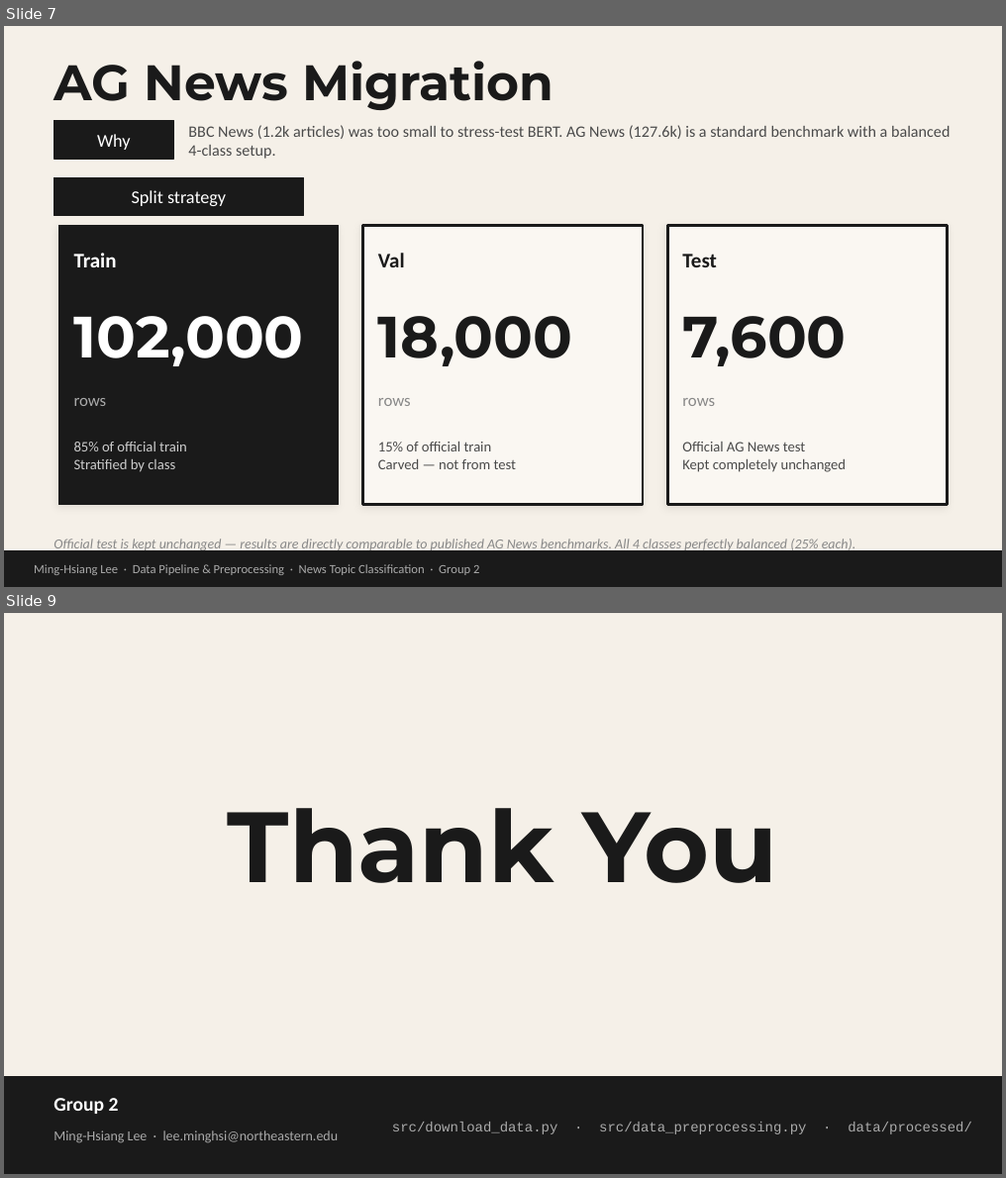
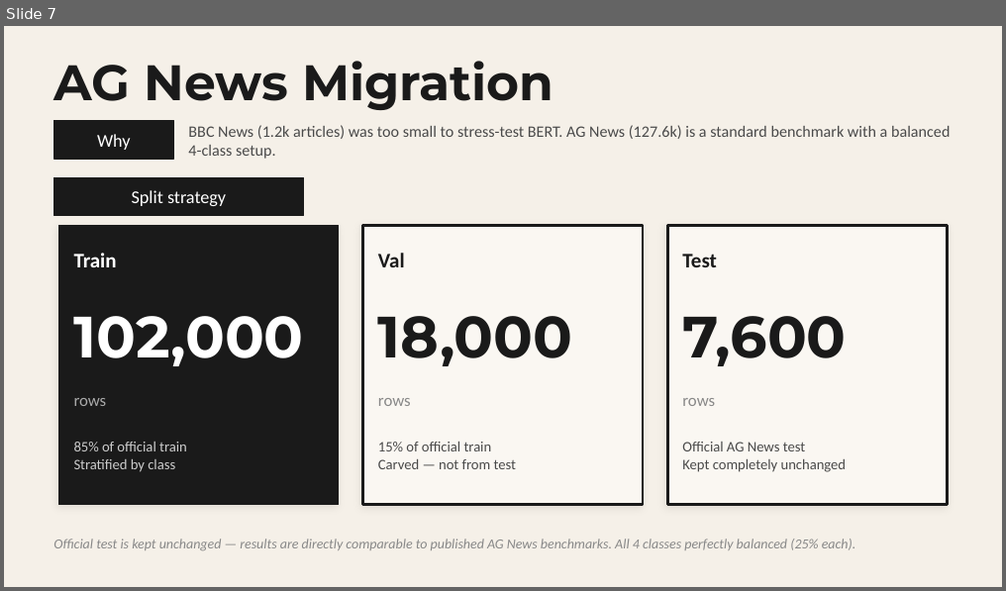
Before and after one commit to mhleethomas/News_Topic_Classification, a slide deck: thomas_presentation.pptx. Shown one above the other, each under a label of ours: slides 7 and 9 before the commit, slide 7 after it; the slides between them are not shown. The pictures are 1006x1178 and 1006x591 pixels, drawn with LibreOffice and Linux fonts; fonts in the diff are those of the drawing. Boxes give left, top, right and bottom in pixels: in the first picture for what was removed or moved away, otherwise in the second. Text is boxed around its words. In the diff, an @@ line names an element or a change of style, - is before the commit and + after.

```diff
--- a/thomas_presentation.pptx
+++ b/thomas_presentation.pptx
@@ slide 9 removed at (4, 613, 1002, 1174), background #F5F0E8 @@
@@ text removed at (228, 808, 778, 883) @@
-Thank You
@@ rectangle removed at (4, 1077, 1002, 1173) @@
@@ text removed at (54, 1098, 119, 1114) @@
-Group 2
@@ text removed at (54, 1131, 339, 1144) @@
-Ming-Hsiang Lee · lee.minghsi@northeastern.edu
@@ text removed at (392, 1122, 972, 1135) @@
-src/download_data.py · src/data_preprocessing.py · data/processed/
@@ slide 7 changed as well @@
@@ rectangle removed at (4, 552, 1002, 586) @@
@@ text removed at (34, 565, 479, 575) @@
-Ming-Hsiang Lee · Data Pipeline & Preprocessing · News Topic Classification · Group 2
```
Also in this commit, not shown: 7 other slides changed.
